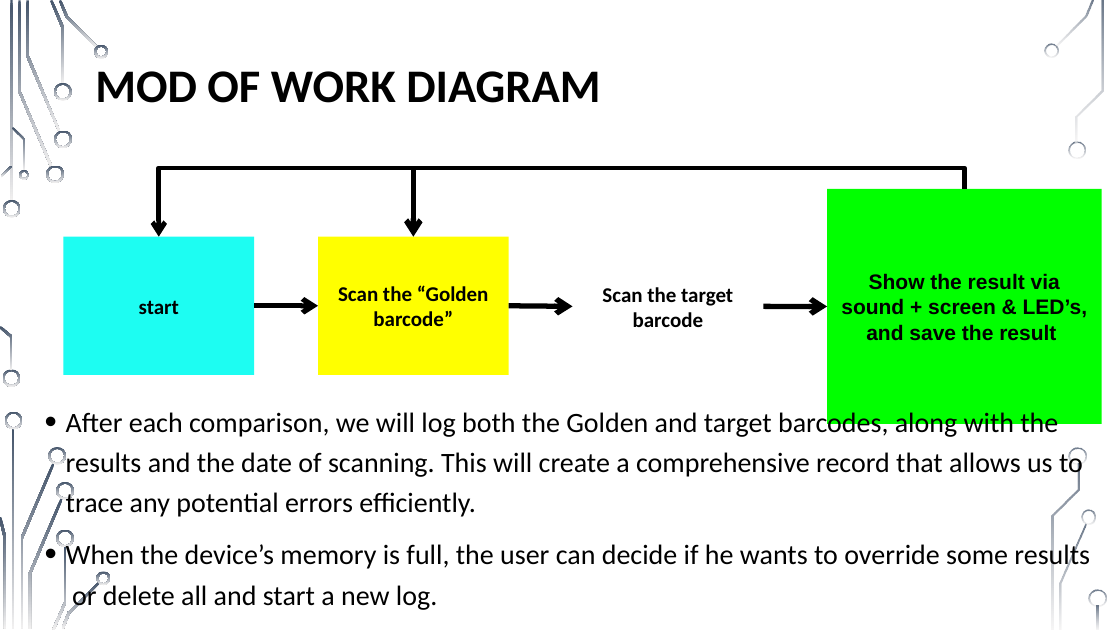
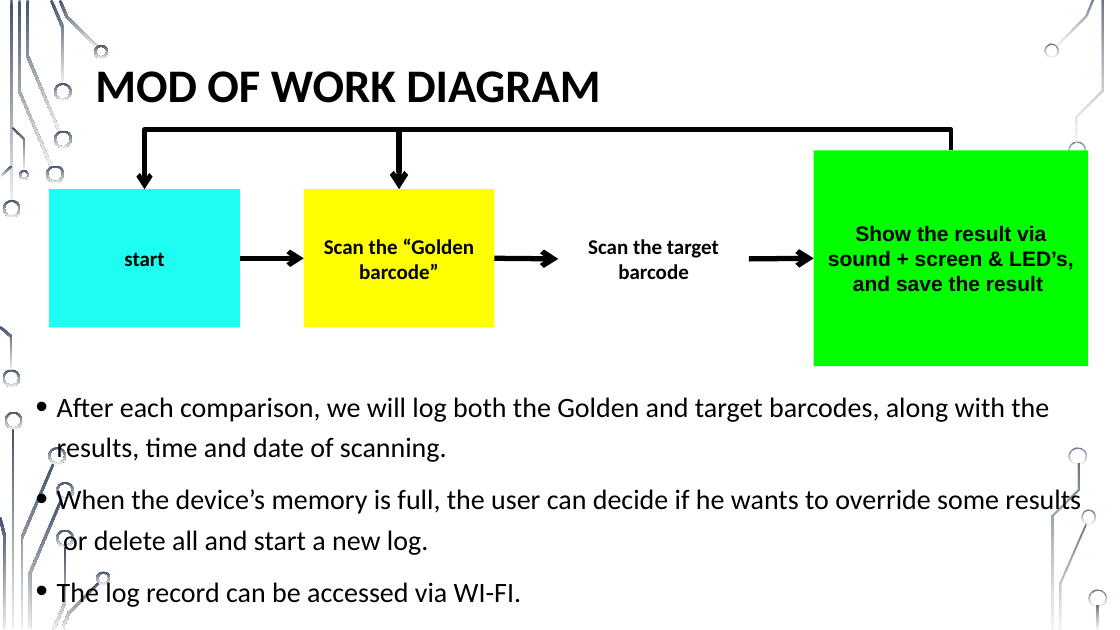
Before and after one commit to muhammad0bi/Technion_044167_E.E._project_A_IOT-Barcode_cheker, a slide deck: slide 6 of Presntations/Midterm presentation IOT Barcode checker 7681.pptx. Drawn at 1120x630 pixels with LibreOffice and Linux fonts; fonts in the diff are those of the drawing; background and template pictures are left out. Boxes give left, top, right and bottom in pixels: in the first picture for what was removed or moved away, otherwise in the second. Text is boxed around its words. In the diff, an @@ line names an element or a change of style, - is before the commit and + after.

```diff
--- a/Presntations/Midterm presentation IOT Barcode checker 7681.pptx
+++ b/Presntations/Midterm presentation IOT Barcode checker 7681.pptx
@@ elbow arrow moved from (965, 189) - (159, 237) to (951, 150) - (145, 189) @@
@@ arrow moved from (413, 169) - (413, 237) to (399, 128) - (399, 189) @@
@@ rectangle "Show the result via sound ...": place and size @@
-rectangle "Show the result via sound ..." at box(828, 189, 1102, 424)
+rectangle "Show the result via sound ..." at box(814, 150, 1089, 366)
@@ arrow moved from (509, 306) - (573, 307) to (495, 259) - (559, 259) @@
@@ 2 rectangles, 2 arrows, 1 text: place and size @@
-2 rectangles, 2 arrows, 1 text at box(64, 237, 828, 375)
+2 rectangles, 2 arrows, 1 text at box(50, 189, 814, 327)
@@ text "After each comparison, we will ...": place and size @@
-text "After each comparison, we will ..." at box(66, 409, 1090, 611)
+text "After each comparison, we will ..." at box(57, 397, 1081, 608)
@@ text at box(57, 397, 1049, 463): text changed @@
-• After each comparison, we will log both the Golden and target barcodes, along with the results and the date of scanning. This will create a comprehensive record that allows us to trace any potential errors efficiently.
+• After each comparison, we will log both the Golden and target barcodes, along with the results, time and date of scanning.
@@ text at box(57, 578, 521, 608): paragraph added @@
+• The log record can be accessed via WI-FI.
```
Also in this commit, not shown: 3 other slides changed.
